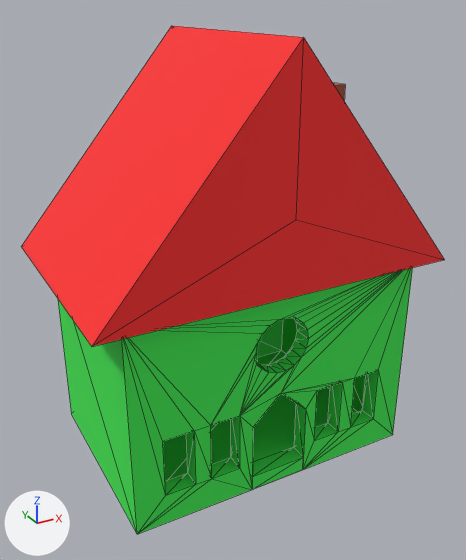
The FBX model Assets/Models/Church/Church.FBX: old version first, new version second.
Camera for both pictures: a 50 mm camera at (-9.58, -17.3, 14.25) aimed at (-0.02, 0.08, 5.56). Lighting does not change. The marker at lower left points along +X, +Y and +Z. Mesh edges are drawn as thin lines. Where no turn or scale is listed for an object, it has been applied to the vertices.

The scene before the commit, as lines of its bpy script (objects in view):
```python
me_mesh = bpy.data.meshes.new('Mesh')
me_mesh.from_pydata(...)  # 96 vertices, 202 faces; spans x -4.5..5.5, y -3.5..3.5, z -0.54..6.39
me_mesh.materials.append(mat_03___default)  # green #40ee53
me_mesh_001 = bpy.data.meshes.new('Mesh.001')
me_mesh_001.from_pydata(...)  # 8 vertices, 9 faces; spans x -1.92..9.92, y -3.46..4.44, z -0.61..6.34
me_mesh_001.materials.append(mat_02___default)  # red #ff2e2e
ob_building = bpy.data.objects.new('Building', me_mesh)
ob_building.location = (-0.5, 0.5, 0.0)
ob_roof = bpy.data.objects.new('Roof', me_mesh_001)
ob_roof.location = (-4.0, 0.0, 7.0)
```
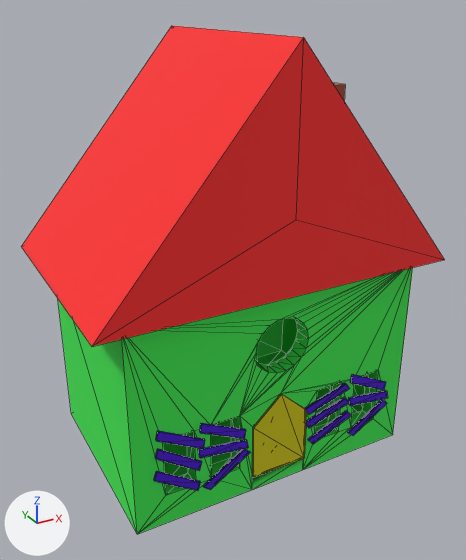
Location of each change, [x1, y1, x2, y2] in pixels of the pictures (466 x 560 px):
part 1 of me_mesh, built on: before [240, 269, 409, 489]; after [154, 269, 409, 491]

The edits, one by one:
Material 'Planks' (mat_planks) is new.
Its base color is (0.0627, 0.0, 0.667) (purple #4700d5).
Its roughness is 0.859.
Material 'Door' (mat_door) is new.
Its base color is (0.663, 0.592, 0.0) (yellow #d5ca00).
Its roughness is 0.859.
me_mesh is used by ob_building; location (-0.5, 0.5, 0.0).
me_mesh had 96 vertices, 202 faces and spanned x -4.5..5.5, y -3.5..3.5, z -0.54..6.39.
me_mesh now has 228 vertices, 464 faces and spans x -4.5..5.5, y -3.58..3.5, z -0.54..6.39.
Part 1, on me_mesh:
16 faces are deleted.
79 vertices are added at x -3.86..4.99, y -3.58..-3.49, z 0.0..2.95.
46 new vertices lie (0.0, 0.08, 0.0) away from vertices in x -3.86..4.99, y -3.58, z 0.18..2.95.
7 new vertices lie (0.0, 0.06, 0.0) away from vertices in x 1.42..1.5, y -3.56, z 1.36..2.0.
44 new faces join them, mat_03___default (green #40ee53).
166 new faces join them, mat_planks (purple #4700d5).
68 new faces join them, mat_door (yellow #d5ca00).
me_mesh now uses material mat_planks (purple #4700d5).
me_mesh now uses material mat_door (yellow #d5ca00).
